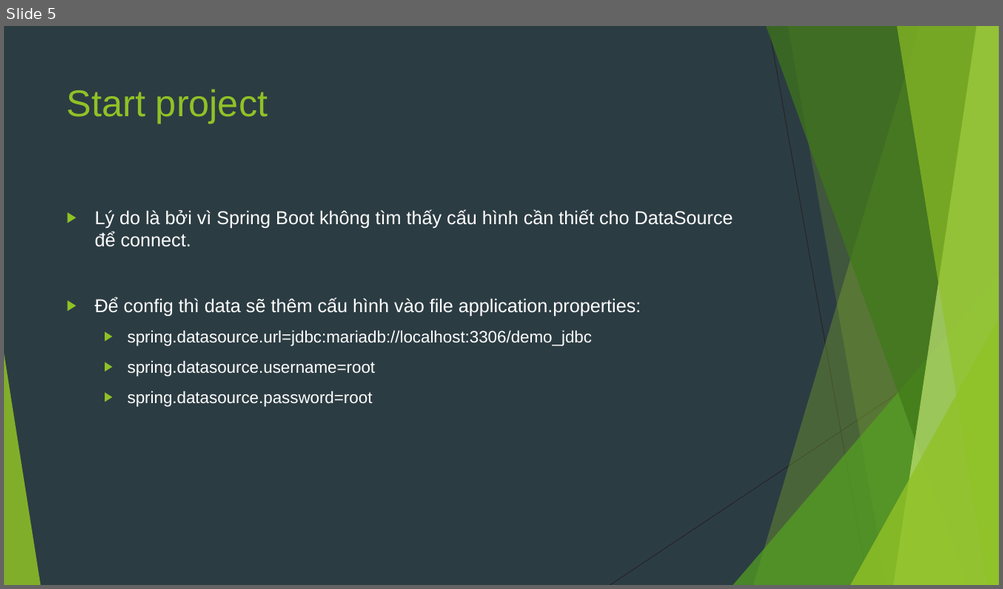
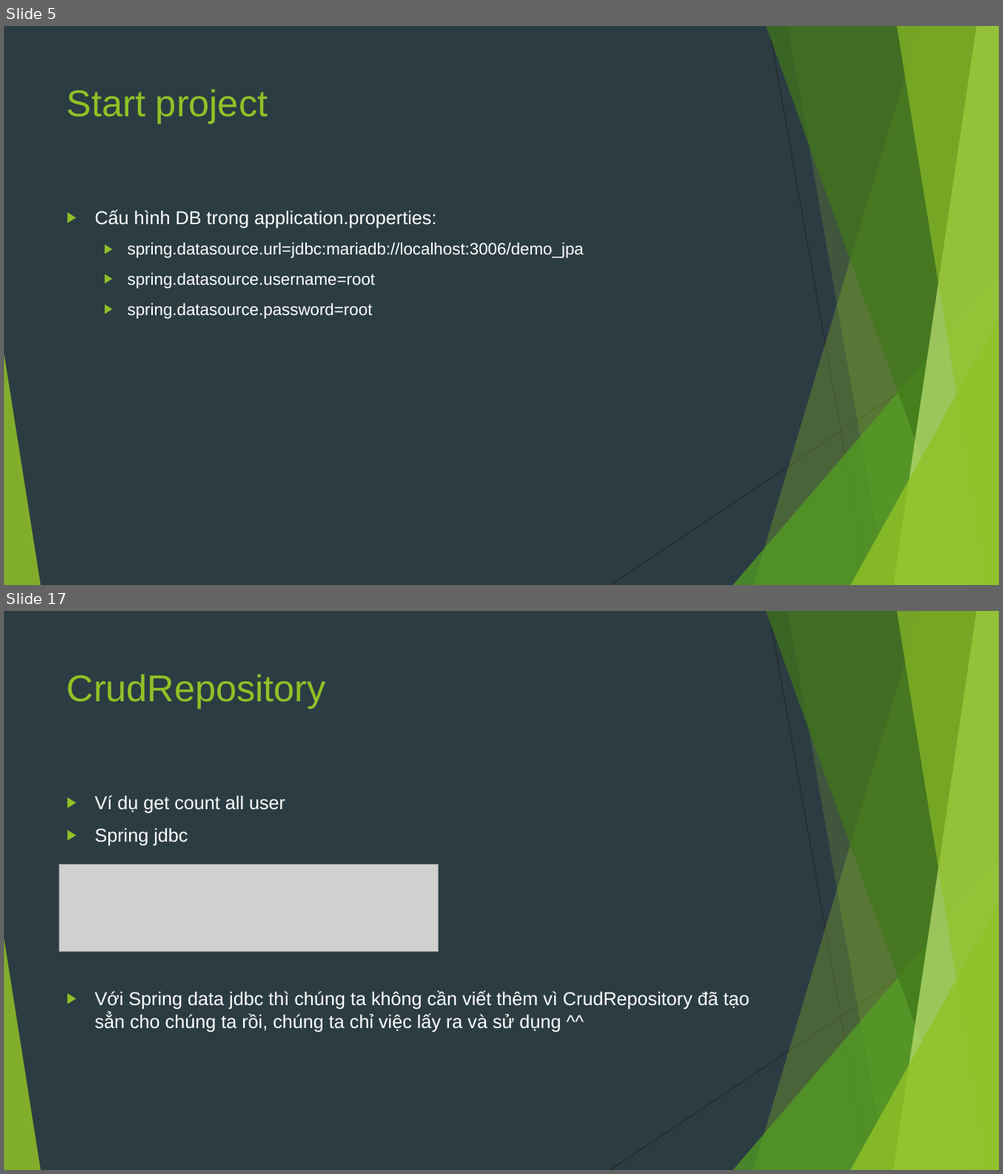
Before and after one commit to sobbingwind/SpringBoot, a slide deck: 07.Spring Data JPA.pptx. Shown one above the other, each under a label of ours: slide 5 before the commit, slides 5 and 17 after it; the slides between them are not shown. The pictures are 1003x589 and 1003x1174 pixels, drawn with LibreOffice and Linux fonts; fonts in the diff are those of the drawing; grey boxes stand for pictures. Boxes give left, top, right and bottom in pixels: in the first picture for what was removed or moved away, otherwise in the second. Text is boxed around its words. In the diff, an @@ line names an element or a change of style, - is before the commit and + after.

```diff
--- a/07.Spring Data JPA.pptx
+++ b/07.Spring Data JPA.pptx
@@ slide 17 added at box(4, 611, 999, 1170), background #2C3C43; not listed: 10 template elements that a slide beside it also shows @@
@@ title added at box(67, 674, 326, 709), 36 pt, text #90C226 @@
+CrudRepository
@@ text added at box(95, 795, 749, 1032), 18 pt, text #FFFFFF @@
+▶ Ví dụ get count all user
+▶ Spring jdbc
+▶ Với Spring data jdbc thì chúng ta không cần viết thêm vì CrudRepository đã tạo sẳn cho chúng ta rồi, chúng ta chỉ việc lấy ra và sử dụng ^^
@@ picture added at box(60, 865, 438, 953) @@
@@ slide 5 changed as well @@
@@ text at box(95, 210, 583, 258): text changed; size 18 to 16 pt @@
-▶ Lý do là bởi vì Spring Boot không tìm thấy cấu hình cần thiết cho DataSource để connect.
-▶ Để config thì data sẽ thêm cấu hình vào file application.properties:
-  ▶ spring.datasource.url=jdbc:mariadb://localhost:3306/demo_jdbc
+▶ Cấu hình DB trong application.properties:
+  ▶ spring.datasource.url=jdbc:mariadb://localhost:3006/demo_jpa
```
Also in this commit, not shown: 7 other slides changed, 25 other slides added, 20 slides removed.
